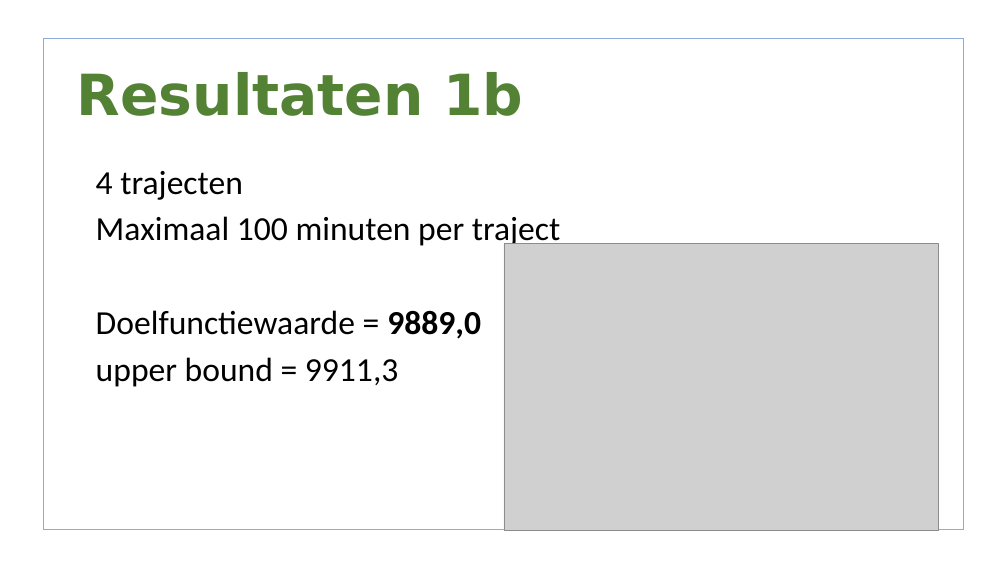
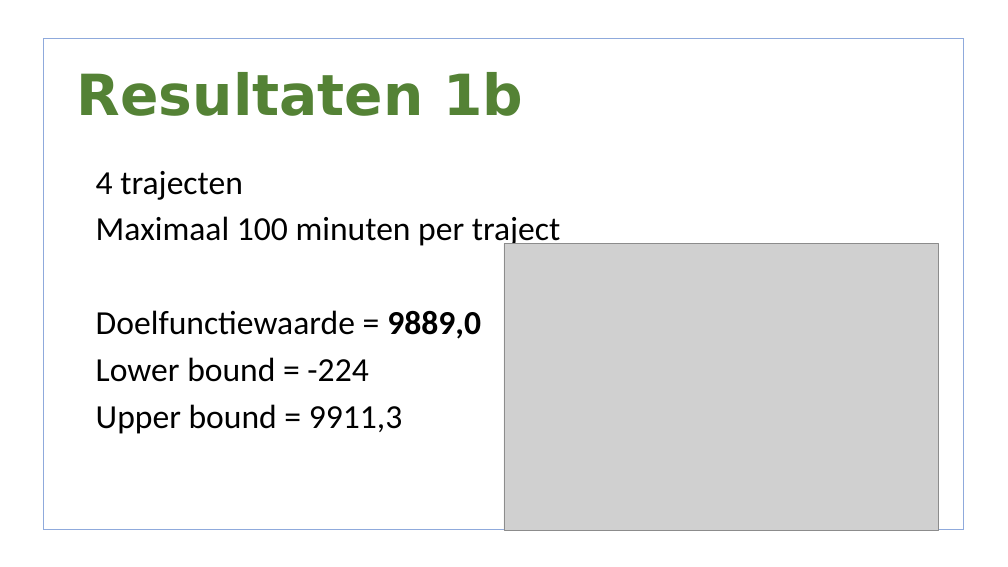
Before and after one commit to lisa259/RailNL, a slide deck: slide 11 of presentaties/Presentation 4.odp. Drawn at 1008x567 pixels with LibreOffice and Linux fonts; fonts in the diff are those of the drawing; grey boxes stand for pictures; background and template pictures are left out. Boxes give left, top, right and bottom in pixels: in the first picture for what was removed or moved away, otherwise in the second. Text is boxed around its words. In the diff, an @@ line names an element or a change of style, - is before the commit and + after.

```diff
--- a/presentaties/Presentation 4.odp
+++ b/presentaties/Presentation 4.odp
@@ text at [96,357,402,434]: text changed @@
-• upper bound = 9911,3
+• Lower bound = -224
+• Upper bound = 9911,3
```
Also in this commit, not shown: 12 other slides changed.
